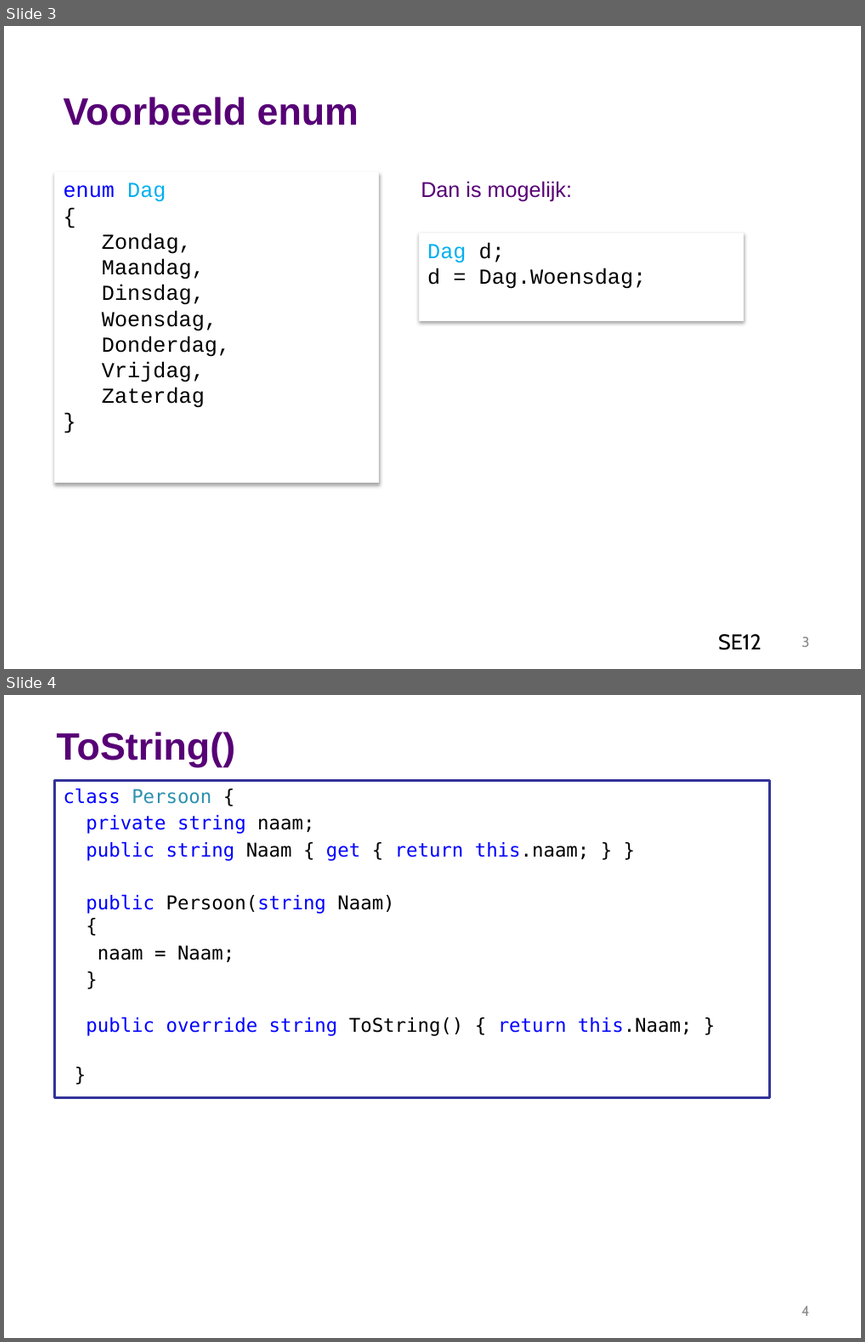
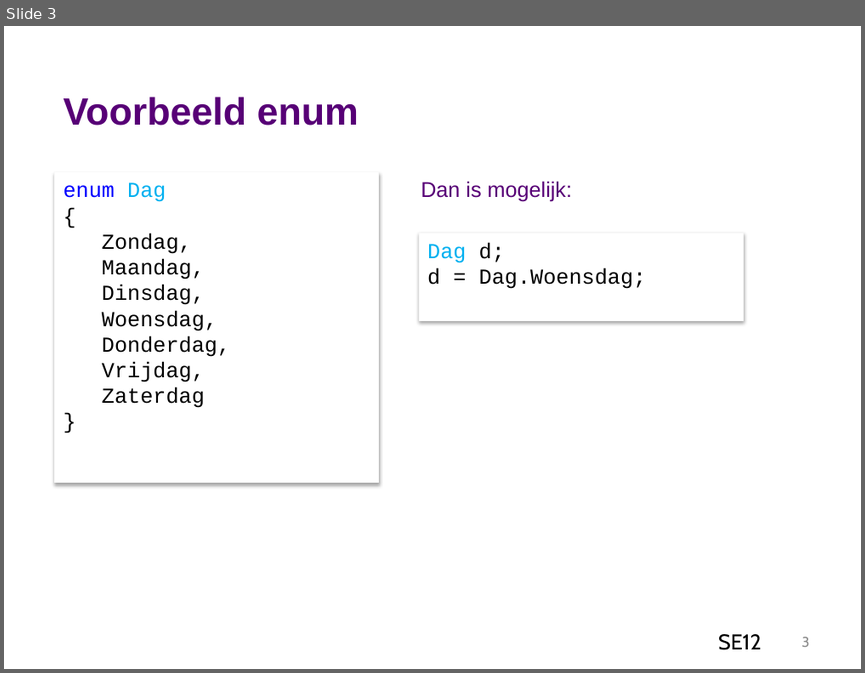
Before and after one commit to stasemsoft/softwarematerial, a slide deck: docs/objects/knowEnum.pptx. Shown one above the other, each under a label of ours: slides 3 and 4 before the commit, slide 3 after it. The pictures are 865x1342 and 865x673 pixels, drawn with LibreOffice and Linux fonts; fonts in the diff are those of the drawing; background and template pictures are left out. Boxes give left, top, right and bottom in pixels: in the first picture for what was removed or moved away, otherwise in the second. Text is boxed around its words. In the diff, an @@ line names an element or a change of style, - is before the commit and + after.

Commit message:
updated pptx.

```diff
--- a/docs/objects/knowEnum.pptx
+++ b/docs/objects/knowEnum.pptx
@@ slide 4 removed at (x1=4, y1=695, x2=861, y2=1338), background #FFFFFF @@
@@ title removed at (x1=57, y1=732, x2=236, y2=767) @@
-ToString()
@@ text removed at (x1=64, y1=789, x2=692, y2=1036) @@
-class Persoon {
-private string naam;
-public string Naam { get { return this.naam; } }
-public Persoon(string Naam)
-{
-naam = Naam;
-}
-public override string ToString() { return this.Naam; }
-}
@@ page number removed at (x1=801, y1=1305, x2=809, y2=1315) @@
-4
```
Also in this commit, not shown: 1 slide added, 1 other slide removed, 3 other files.
